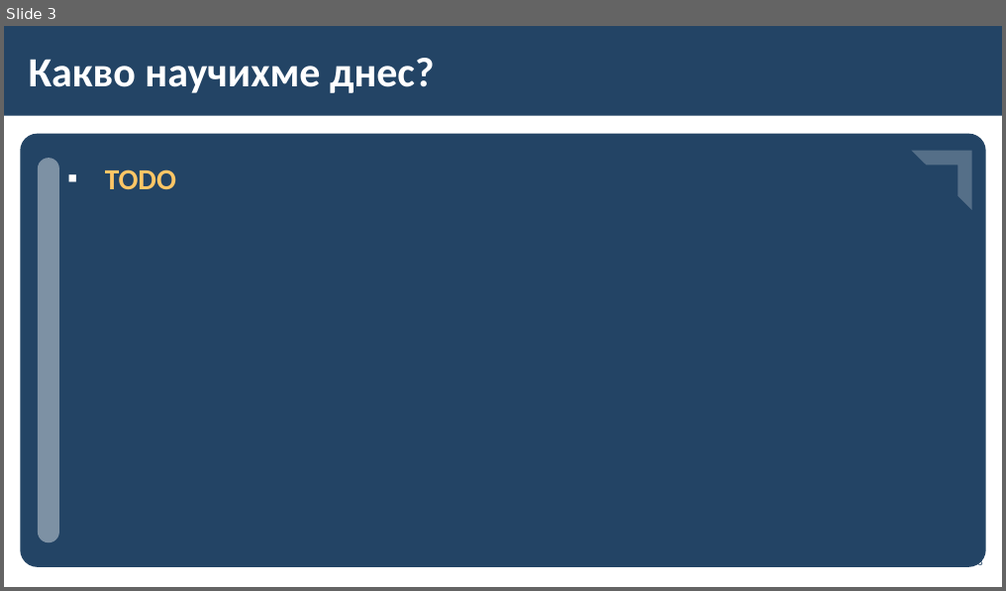
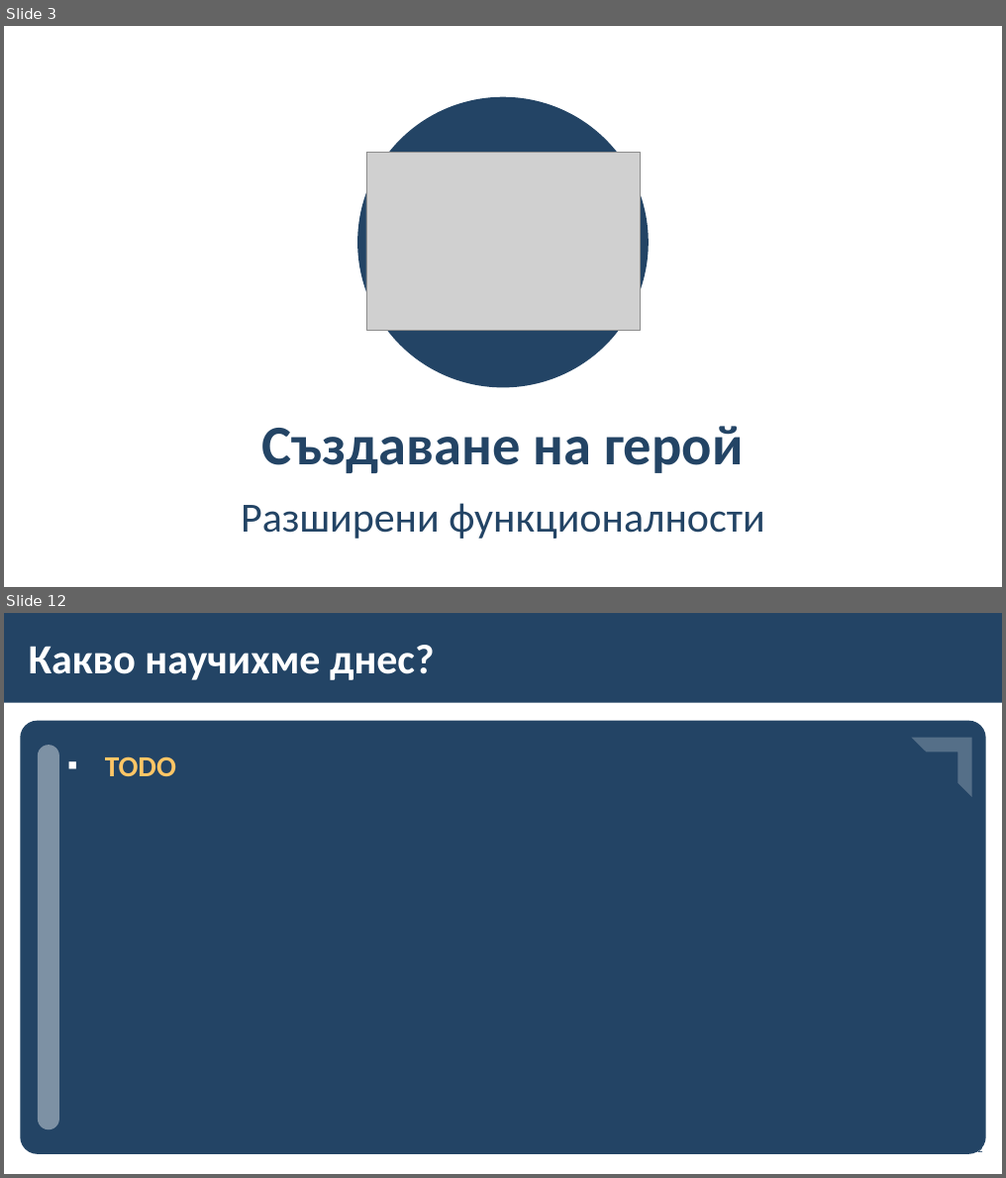
Before and after one commit to BG-IT-Edu/School-Programming, a slide deck: Courses/Computer-Modeling-and-IT/Computer-Modeling-and-IT-6-Class/32-Creating-and-Modifying-a-Character/32-Creating-and-Modifying-a-Character.pptx. Shown one above the other, each under a label of ours: slide 3 before the commit, slides 3 and 12 after it; the slides between them are not shown. The pictures are 1006x591 and 1006x1178 pixels, drawn with LibreOffice and Linux fonts; fonts in the diff are those of the drawing; grey boxes stand for pictures; background and template pictures are left out. Boxes give left, top, right and bottom in pixels: in the first picture for what was removed or moved away, otherwise in the second. Text is boxed around its words. In the diff, an @@ line names an element or a change of style, - is before the commit and + after.

```diff
--- a/Courses/Computer-Modeling-and-IT/Computer-Modeling-and-IT-6-Class/32-Creating-and-Modifying-a-Character/32-Creating-and-Modifying-a-Character.pptx
+++ b/Courses/Computer-Modeling-and-IT/Computer-Modeling-and-IT-6-Class/32-Creating-and-Modifying-a-Character/32-Creating-and-Modifying-a-Character.pptx
@@ slide 3 added at (x1=4, y1=26, x2=1002, y2=587), background #FFFFFF @@
@@ ellipse added at (x1=357, y1=97, x2=648, y2=388), fill #234465 @@
@@ picture added at (x1=366, y1=152, x2=640, y2=330) @@
@@ title added at (x1=261, y1=426, x2=743, y2=473), 54 pt, text #234465, bold @@
+Създаване на герой
@@ subtitle added at (x1=241, y1=503, x2=764, y2=539), 40 pt, text #234465 @@
+Разширени функционалности
@@ what was slide 3 is now slide 12 @@
```
Also in this commit, not shown: 2 slides changed, 8 other slides added, 3 other files.
